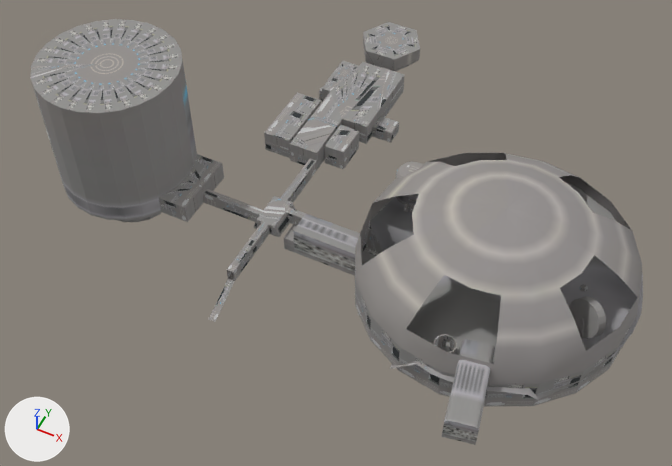
Before and after pictures for a commit that changed the OBJ model 3DModelFiles/WorldModel_AllFolder/World_VisualModel.obj.
Camera for both pictures: a 50 mm camera at (256.0, -338.0, 523.0) aimed at (46.0, 80.0, -1.0). Lighting does not change. The marker at lower left points along +X, +Y and +Z. Where no turn or scale is listed for an object, it has been applied to the vertices.

Objects in the first picture: 'World_VisualModel'.
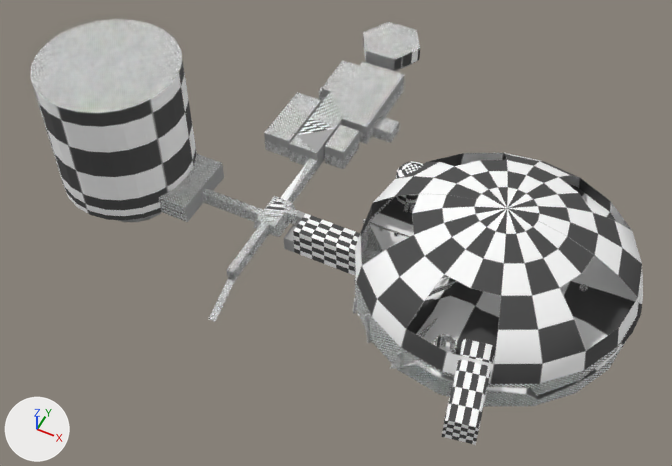
What changed in the scene script:
```text
Add img_20x20sqaures_png:
    img_20x20sqaures_png = load_image('20x20sqaures.png', '20x20sqaures.png', 600, 600, 'sRGB')
Add mat_lambert2sg:
    mat_lambert2sg = principled_material('lambert2SG')
    mat_lambert2sg.texture = img_20x20sqaures_png
    mat_lambert2sg.roughness = 1.0
Change me_world_visualmodel:
    used by ob_world_visualmodel; location = (0.0, 0.0, 0.0)
    remove me_world_visualmodel.from_pydata(...)  # 3041 vertices, 3392 faces; spans x -182.0..270.0, y -49.0..310.0, z -24.0..108.0
    add me_world_visualmodel.from_pydata(...)  # 3053 vertices, 3318 faces; spans x -182.0..270.0, y -49.0..310.0, z -28.0..108.0
    me_world_visualmodel part 1: a new loose piece, a box spanning x 63.0..167.1, y 92.2..93.2, z 6.9..10.8, in mat_lambert2sg (picture img_20x20sqaures_png)
    me_world_visualmodel part 2: 7 loose pieces with 156 vertices, spanning x 140.0..252.0, y 1.0..113.0, z 3.0..35.0, are deleted
    me_world_visualmodel part 3
    114 vertices are added at x 83.0..168.0, y -6.0..94.0, z -28.0..11.0
    9 new vertices lie (0.0, 0.0, 4.0) away from vertices in x 101.0..168.0, y -6.0..93.0, z 6.0..7.0
    5 new vertices lie (0.0, 0.0, 18.0) away from vertices in x 137.0..148.0, y -5.0..32.0, z -7.0
    100 new faces join them
    me_world_visualmodel part 4: 3188 faces spanning x -182.0..270.0, y -49.0..310.0, z -24.0..108.0 switch from mat_initialshadinggroup (picture img_portablecomputerterminal_texture_png) to mat_lambert2sg (picture img_20x20sqaures_png)
```

Changed parts and their boxes [x1, y1, x2, y2] in the pictures (672 x 466 px):
part 1 of me_world_visualmodel, added
    after: [363, 219, 410, 238]
part 2 of me_world_visualmodel, deleted
    before: [569, 296, 606, 339]
part 3 of me_world_visualmodel, added
    after: [353, 275, 457, 368]
part 4 of me_world_visualmodel, recoloured
    both: [31, 19, 643, 445]
